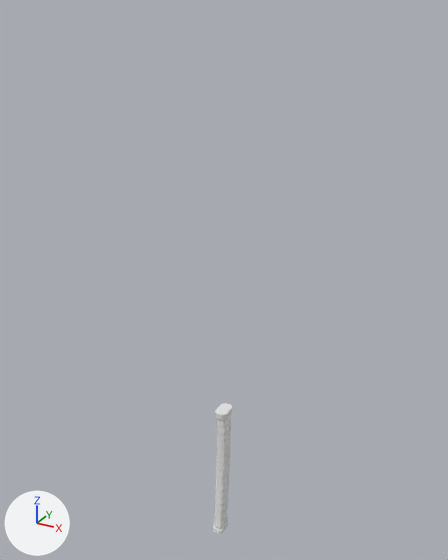
An edit to the FBX model assets/models/chuba.fbx, drawn before and after from the same camera.
Rendered twice from a 50 mm lens placed at (8.66, -15.74, 12.86), pointed at (-0.19, 0.35, 4.81). Arrows for +X, +Y and +Z are at lower left; the lights stay in place. The older version comes first. Where no turn or scale is listed for an object, it has been applied to the vertices.
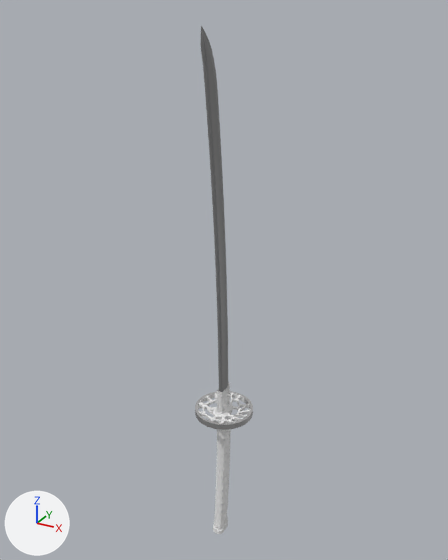
Changed parts and their boxes [x1, y1, x2, y2] in the pictures (448 x 560 px):
'ClinokNew', added: after [201, 26, 228, 392]
    faces in mat_metal___brushed (grey #7c7c7c): [201, 27, 227, 392]
    faces in mat_metal___brushed_001 (grey #7c7c7c): [201, 26, 228, 387]
'Circle.003', added: after [195, 391, 253, 430]
    faces in mat_metal___gold_002 (white #e7e7e7): [198, 393, 250, 423]
    faces in mat_metal___gold_001 (white #e7e7e7): [195, 391, 253, 430]
'Plane.new.001', added: after [217, 382, 230, 414]

The change, as a list of edits to the scene's bpy script:
```text
Add mat_metal___brushed_001:
    mat_metal___brushed_001 = principled_material('Metal - Brushed.001')
    mat_metal___brushed_001.base_color = (0.202, 0.203, 0.203)  # grey #7c7c7c
    mat_metal___brushed_001.roughness = 0.4
Add mat_metal___brushed:
    mat_metal___brushed = principled_material('Metal - Brushed')
    mat_metal___brushed.base_color = (0.202, 0.203, 0.203)  # grey #7c7c7c
    mat_metal___brushed.roughness = 0.4
Add mat_metal___gold_001:
    mat_metal___gold_001 = principled_material('Metal - Gold.001')
    mat_metal___gold_001.base_color = (0.8, 0.8, 0.8)  # white #e7e7e7
    mat_metal___gold_001.metallic = 1.0
    mat_metal___gold_001.roughness = 0.25
Add mat_metal___gold_002:
    mat_metal___gold_002 = principled_material('Metal - Gold.002')
    mat_metal___gold_002.base_color = (0.8, 0.8, 0.8)  # white #e7e7e7
    mat_metal___gold_002.roughness = 0.25
Add me_plane_003_1:
    me_plane_003_1.from_pydata(...)  # 384 vertices, 382 faces; spans x -0.07..0.07, y -1.22..0.28, z -0.19..12.2
    # faces by material slot: [248, 134]
    me_plane_003_1.materials.append(mat_metal___brushed)  # grey #7c7c7c
    me_plane_003_1.materials.append(mat_metal___brushed_001)  # grey #7c7c7c
Add me_circle_001:
    me_circle_001.from_pydata(...)  # 1331 vertices, 1357 faces; spans x -1.0..1.0, y -1.0..1.0, z -0.07..0.13
    # faces by material slot: [973, 384]
    me_circle_001.materials.append(mat_metal___gold_002)  # white #e7e7e7
    me_circle_001.materials.append(mat_metal___gold_001)  # white #e7e7e7
Add me_plane_005:
    me_plane_005.from_pydata(...)  # 1894 vertices, 1776 faces; spans x -0.119..0.119, y -0.343..0.363, z 0.0..0.871
    me_plane_005.materials.append(mat_metal___gold)  # white #e7e7e7
Add ob_clinoknew:
    ob_clinoknew = bpy.data.objects.new('ClinokNew', me_plane_003_1)
    ob_clinoknew.location = (0.0, 0.03, 0.25)
Add ob_circle_003:
    ob_circle_003 = bpy.data.objects.new('Circle.003', me_circle_001)
    ob_circle_003.location = (0.0, 0.0, 0.05)
Add ob_plane_new_001:
    ob_plane_new_001 = bpy.data.objects.new('Plane.new.001', me_plane_005)
    ob_plane_new_001.location = (0.0, 0.0, 0.13)
```
